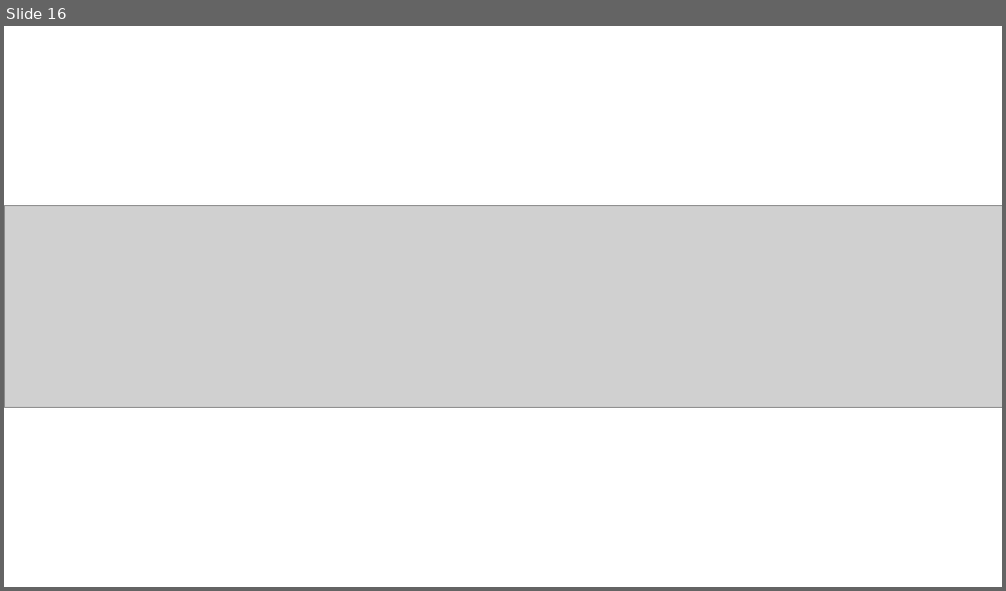
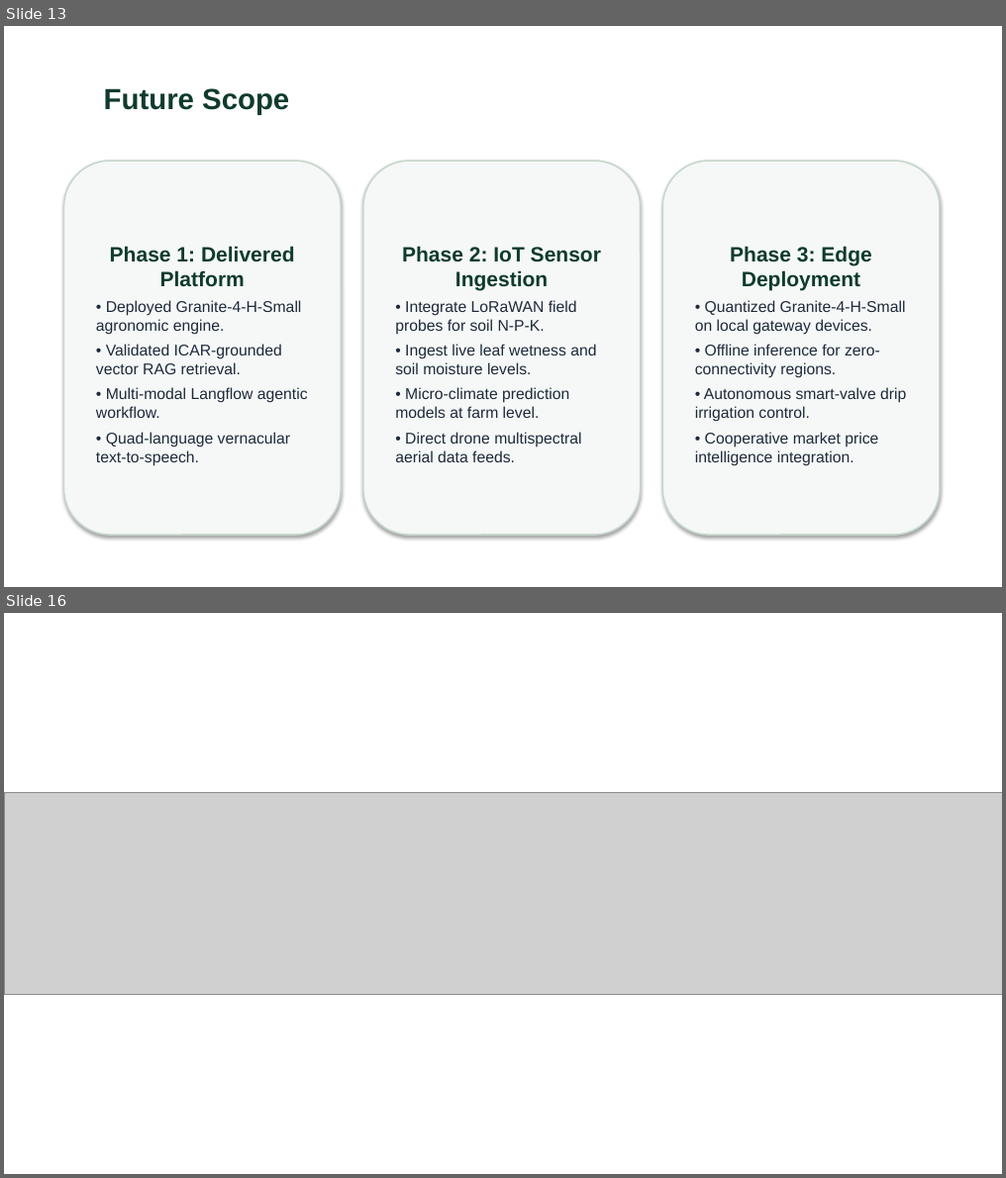
Before and after one commit to swarna-builds/AgriSense-AI-IBM-Granite, a slide deck: your projectpresntation.pptx. Shown one above the other, each under a label of ours: slide 16 before the commit, slides 13 and 16 after it; the slides between them are not shown. The pictures are 1006x591 and 1006x1178 pixels, drawn with LibreOffice and Linux fonts; fonts in the diff are those of the drawing; grey boxes stand for pictures. Boxes give left, top, right and bottom in pixels: in the first picture for what was removed or moved away, otherwise in the second. Text is boxed around its words. In the diff, an @@ line names an element or a change of style, - is before the commit and + after.

Commit message:
Align slides with IBM template headings and Langflow components

```diff
--- a/your projectpresntation.pptx
+++ b/your projectpresntation.pptx
@@ slide 13 added at box(4, 26, 1002, 587), background #FFFFFF @@
@@ text added at box(104, 88, 289, 115), 28 pt, text #0F3B2E, bold @@
+Future Scope
@@ rounded rectangle added at box(63, 161, 341, 535), fill #F5F8F6, outline #C8D7CD 1.5 pt, 15 pt, text #1E293B @@
+Phase 1: Delivered Platform
+• Deployed Granite-4-H-Small agronomic engine.
+• Validated ICAR-grounded vector RAG retrieval.
+• Multi-modal Langflow agentic workflow.
+• Quad-language vernacular text-to-speech.
@@ rounded rectangle added at box(363, 161, 641, 535), fill #F5F8F6, outline #C8D7CD 1.5 pt, 15 pt, text #1E293B @@
+Phase 2: IoT Sensor Ingestion
+• Integrate LoRaWAN field probes for soil N-P-K.
+• Ingest live leaf wetness and soil moisture levels.
+• Micro-climate prediction models at farm level.
+• Direct drone multispectral aerial data feeds.
@@ rounded rectangle added at box(662, 161, 940, 535), fill #F5F8F6, outline #C8D7CD 1.5 pt, 15 pt, text #1E293B @@
+Phase 3: Edge Deployment
+• Quantized Granite-4-H-Small on local gateway devices.
+• Offline inference for zero-connectivity regions.
+• Autonomous smart-valve drip irrigation control.
+• Cooperative market price intelligence integration.
```
Also in this commit, not shown: 3 slides changed, 11 other slides added, 12 slides removed, 1 other file.
